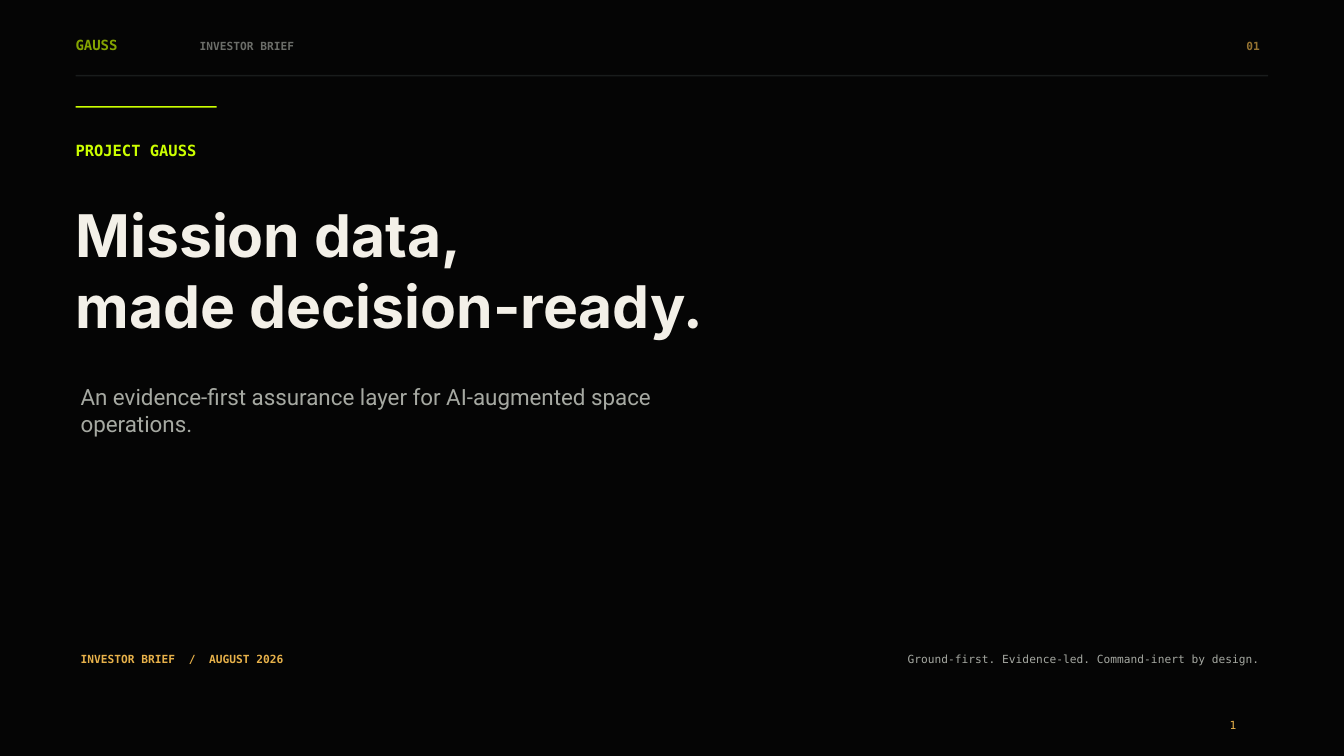
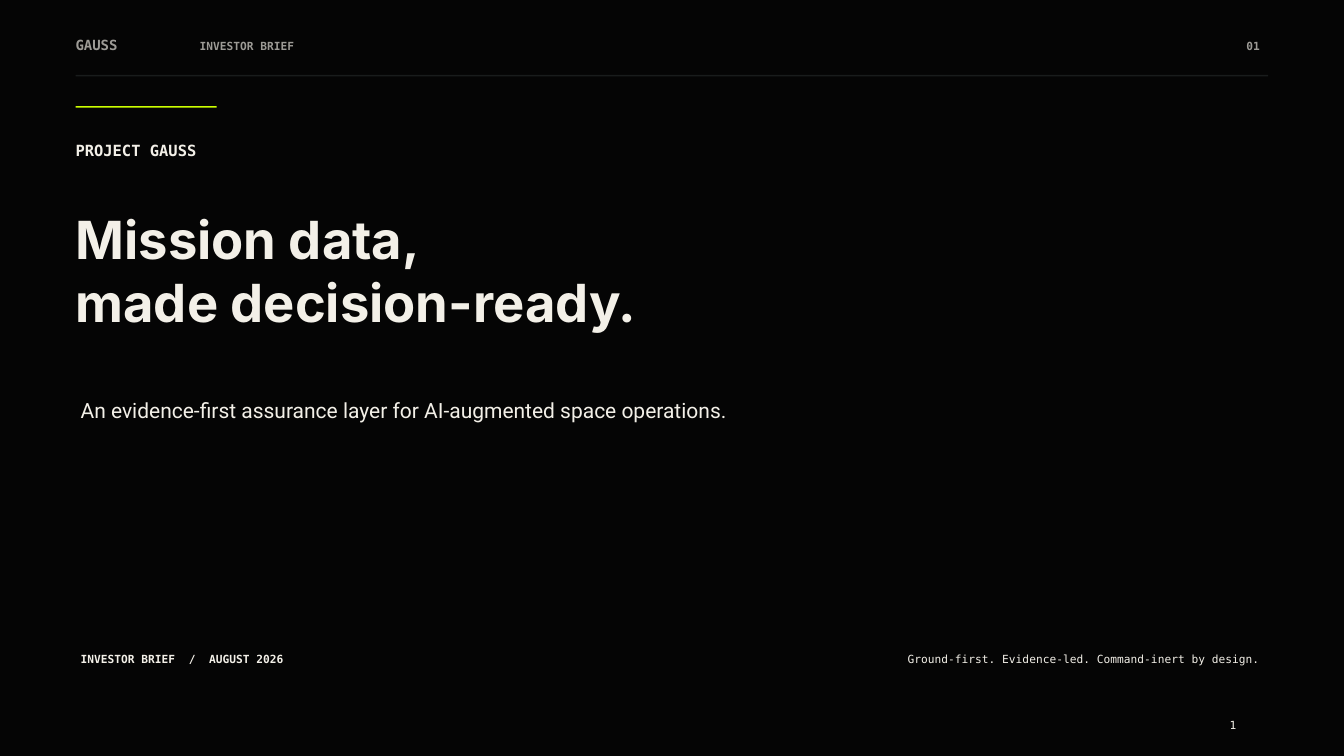
Before and after one commit to Pallas117/Gauss-Aurora.0-, a slide deck: slide 1 of reports/presentation/Gauss_Aurora_Investor_Deck_pptxgenjs.pptx. Drawn at 1344x756 pixels with LibreOffice and Linux fonts; fonts in the diff are those of the drawing; background and template pictures are left out. Boxes give left, top, right and bottom in pixels: in the first picture for what was removed or moved away, otherwise in the second. Text is boxed around its words. In the diff, an @@ line names an element or a change of style, - is before the commit and + after.

Commit message:
Refine investor market story

```diff
--- a/reports/presentation/Gauss_Aurora_Investor_Deck_pptxgenjs.pptx
+++ b/reports/presentation/Gauss_Aurora_Investor_Deck_pptxgenjs.pptx
@@ text "GAUSS" at (76, 39, 118, 50): text colour #CCFF00 to #F3F0E8 @@
@@ text "INVESTOR BRIEF" at (200, 42, 294, 50): text colour #A6A9A2 to #F3F0E8 @@
@@ text "PROJECT GAUSS" at (76, 144, 196, 157): text colour #CCFF00 to #F3F0E8 @@
@@ text "Mission data," at (76, 218, 637, 332): size 42 to 37.5 pt @@
@@ text "An evidence-first assurance layer for ..." at (81, 402, 727, 423): size 16 to 15 pt, text colour #A6A9A2 to #F3F0E8 @@
@@ text "Ground-first. Evidence-led. Command-inert by design." at (908, 654, 1259, 666): text colour #A6A9A2 to #F3F0E8 @@
@@ text colour #E7B14A to #F3F0E8 in 3 elements at (1246, 42, 1259, 50), (81, 654, 283, 663), (1230, 721, 1237, 729) @@
```
Also in this commit, not shown: 8 other slides changed, 2 slides added, 5 slides removed.
